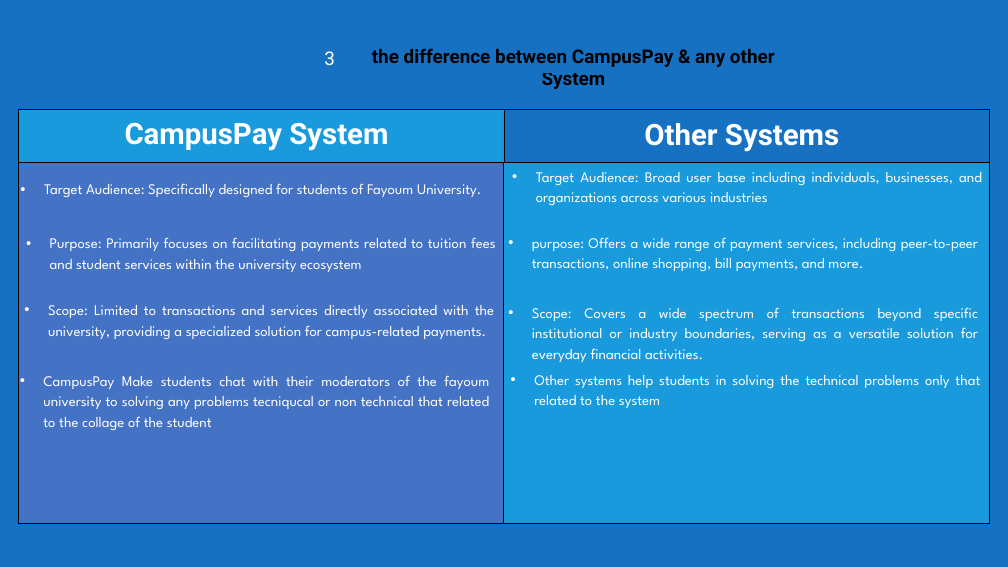
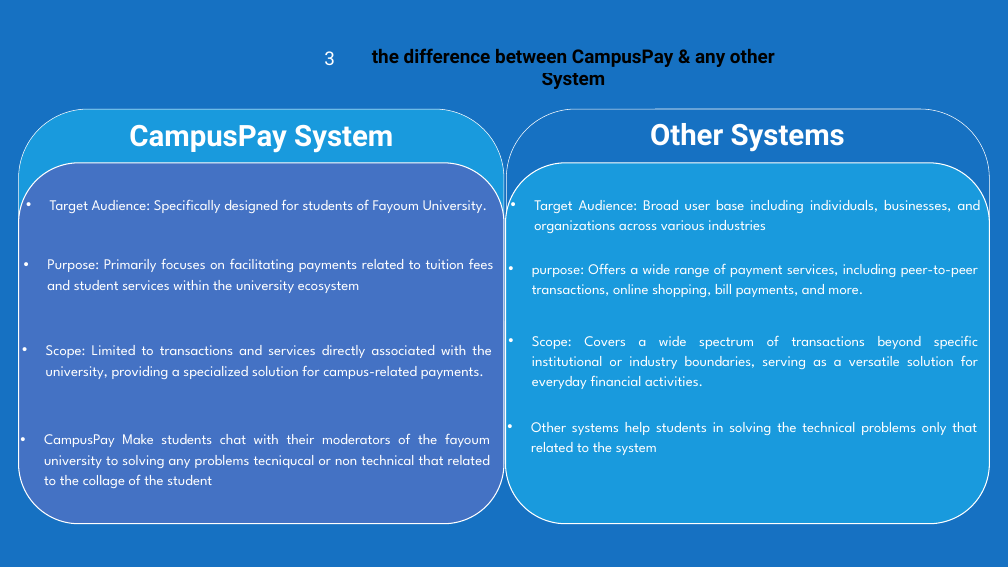
Before and after one commit to mohamed34318/GradutionProject, a slide deck: slide 12 of Graduation_Project_First_Term.pptx. Drawn at 1008x567 pixels with LibreOffice and Linux fonts; fonts in the diff are those of the drawing; background and template pictures are left out; a plain dark background stands for a picture behind light text. Boxes give left, top, right and bottom in pixels: in the first picture for what was removed or moved away, otherwise in the second. Text is boxed around its words. In the diff, an @@ line names an element or a change of style, - is before the commit and + after.

```diff
--- a/Graduation_Project_First_Term.pptx
+++ b/Graduation_Project_First_Term.pptx
@@ rounded rectangle at (19,109,504,524): rectangle to rounded rectangle; outline #000000 0.5 pt to #FFFFFF 0.5 pt @@
@@ text "CampusPay System": place and size @@
-text "CampusPay System" at (125,122,388,151)
+text "CampusPay System" at (129,124,393,153)
@@ rounded rectangle at (507,109,990,524): rectangle to rounded rectangle; outline #000000 0.5 pt to #FFFFFF 0.5 pt @@
@@ text "Other Systems": place and size @@
-text "Other Systems" at (644,123,839,152)
+text "Other Systems" at (650,123,845,152)
@@ rounded rectangle at (19,163,504,523): rectangle to rounded rectangle; outline #000000 1 pt to #FFFFFF 1 pt @@
@@ rounded rectangle at (506,163,990,523): rectangle to rounded rectangle; outline #000000 1 pt to #FFFFFF 1 pt @@
@@ text "Target Audience: Specifically designed for ...": place and size @@
-text "Target Audience: Specifically designed for ..." at (44,183,481,197)
+text "Target Audience: Specifically designed for ..." at (50,199,487,213)
@@ text "Target Audience: Broad user base ...": place and size @@
-text "Target Audience: Broad user base ..." at (536,172,982,206)
+text "Target Audience: Broad user base ..." at (534,200,981,233)
@@ text "Purpose: Primarily focuses on facilitating ...": place and size @@
-text "Purpose: Primarily focuses on facilitating ..." at (50,237,496,272)
+text "Purpose: Primarily focuses on facilitating ..." at (47,258,494,293)
@@ text "purpose: Offers a wide range ...": place and size @@
-text "purpose: Offers a wide range ..." at (532,237,978,271)
+text "purpose: Offers a wide range ..." at (532,263,978,297)
@@ text "Scope: Covers a wide spectrum ...": place and size @@
-text "Scope: Covers a wide spectrum ..." at (532,307,978,362)
+text "Scope: Covers a wide spectrum ..." at (532,335,978,389)
@@ text "Scope: Limited to transactions and ...": place and size @@
-text "Scope: Limited to transactions and ..." at (48,305,494,339)
+text "Scope: Limited to transactions and ..." at (46,345,491,379)
@@ text "Other systems help students in ...": place and size @@
-text "Other systems help students in ..." at (534,375,980,408)
+text "Other systems help students in ..." at (531,422,977,455)
@@ text "CampusPay Make students chat with ...": place and size @@
-text "CampusPay Make students chat with ..." at (43,375,489,430)
+text "CampusPay Make students chat with ..." at (44,433,490,488)
```
Also in this commit, not shown: 2 other slides changed, 7 slides added, 8 slides removed.
